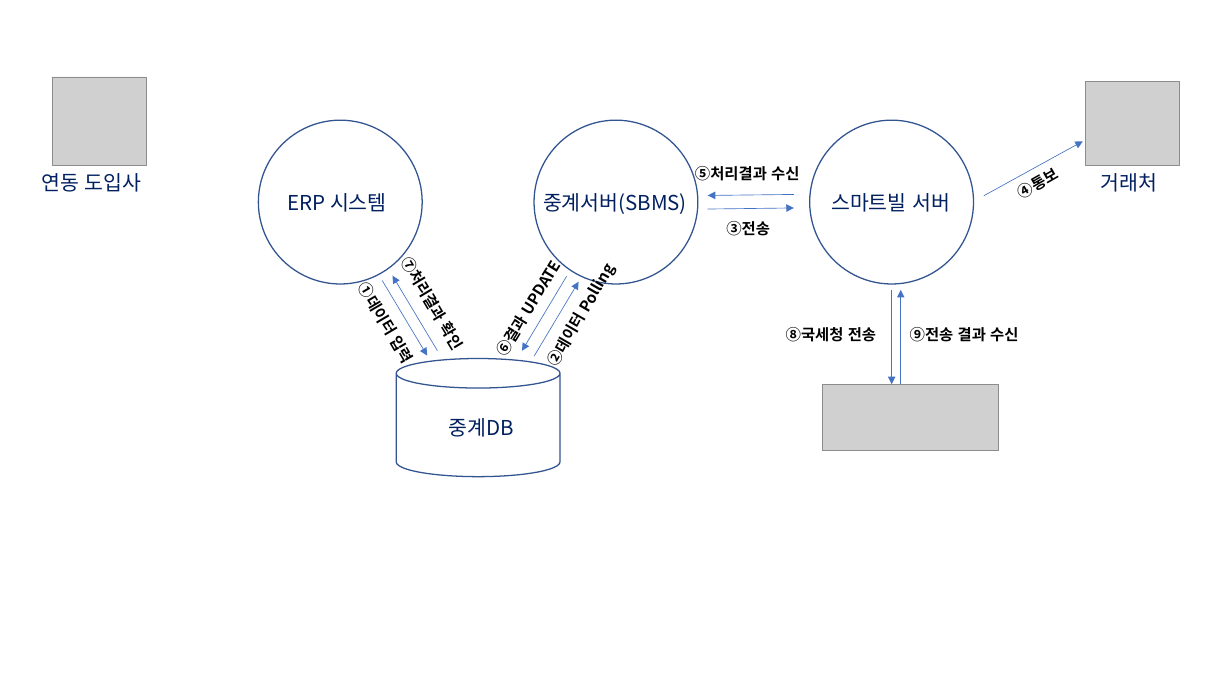
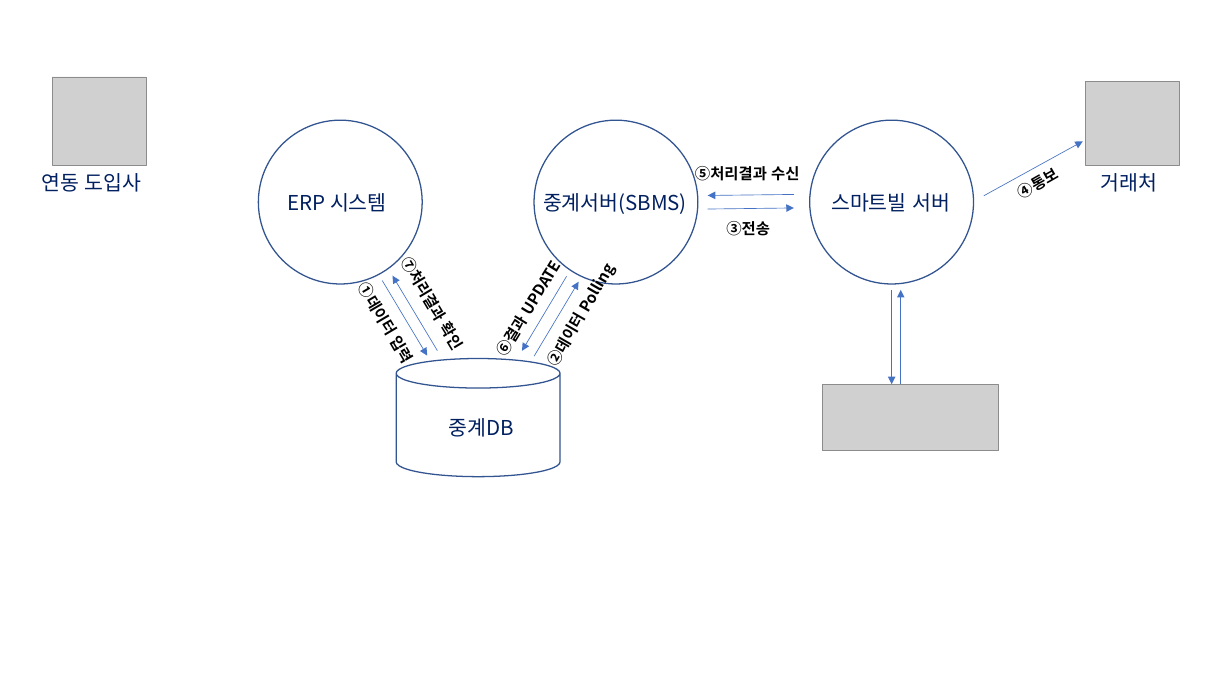
Before and after one commit to uutopia1/SB, a slide deck: slide 2 of DTI SBMS 구성도_작성1.pptm. Drawn at 1232x693 pixels with LibreOffice and Linux fonts; fonts in the diff are those of the drawing; grey boxes stand for pictures. Boxes give left, top, right and bottom in pixels: in the first picture for what was removed or moved away, otherwise in the second. Text is boxed around its words. In the diff, an @@ line names an element or a change of style, - is before the commit and + after.

```diff
--- a/DTI SBMS 구성도_작성1.pptm
+++ b/DTI SBMS 구성도_작성1.pptm
@@ text removed at box(786, 327, 876, 342) @@
-⑧국세청 전송
@@ text removed at box(910, 327, 1018, 342) @@
-⑨전송 결과 수신
```
Also in this commit, not shown: 1 other slide changed, 3 slides added, 3 other files.
